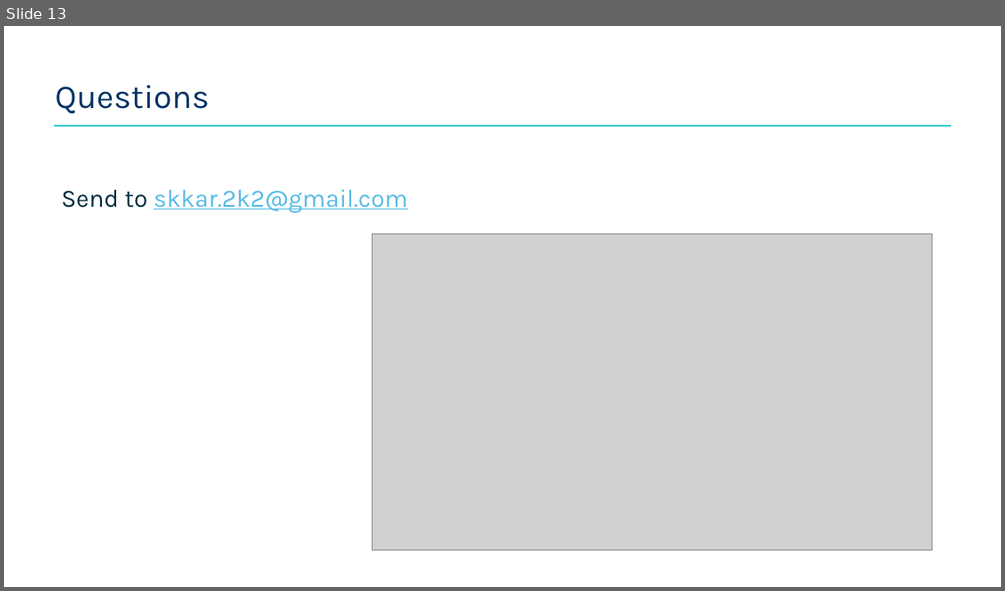
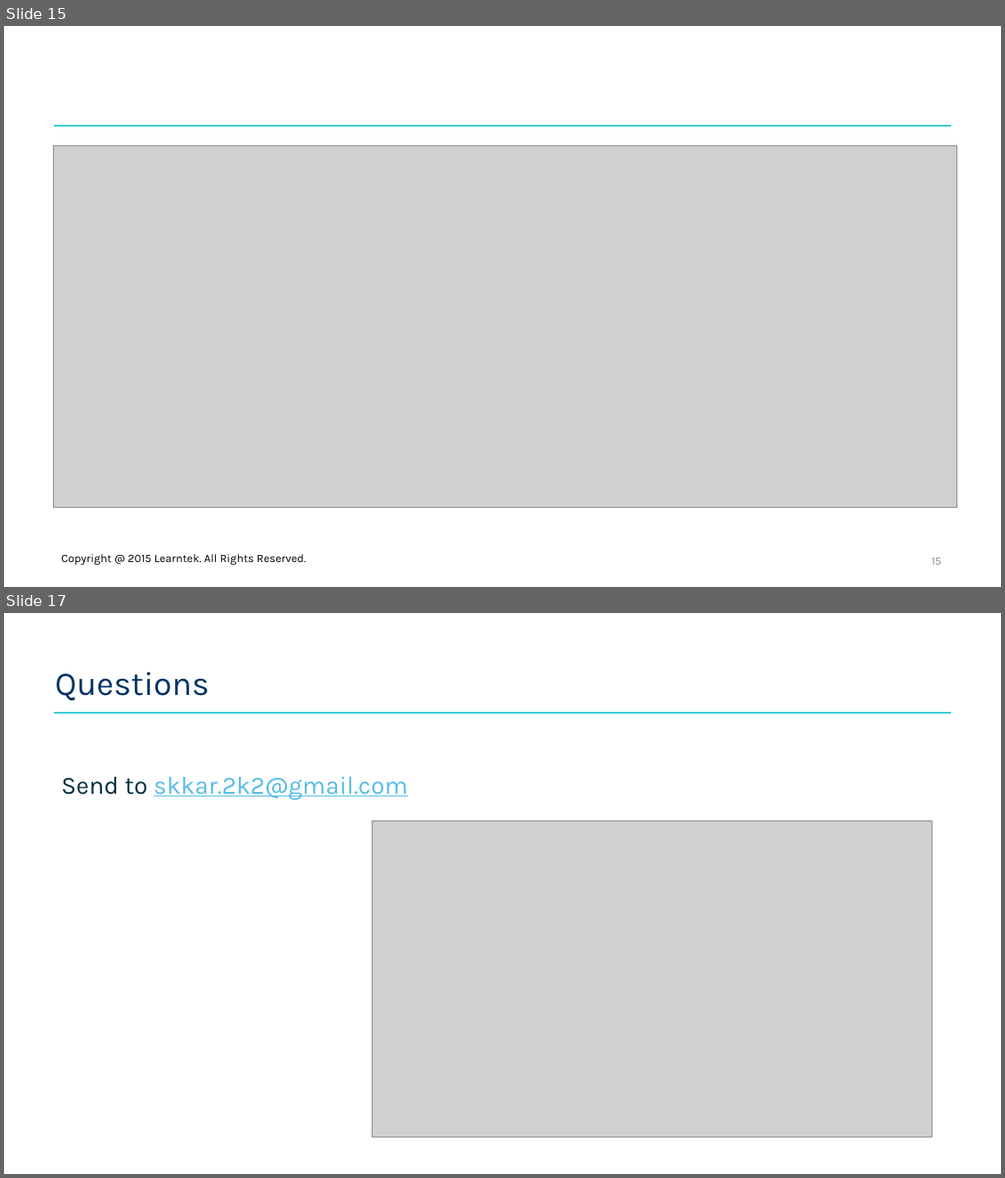
Before and after one commit to santoshkar/Microservice, a slide deck: Presentations/Part-10-Spring Cloud Zuul.pptx. Shown one above the other, each under a label of ours: slide 13 before the commit, slides 15 and 17 after it; the slides between them are not shown. The pictures are 1005x591 and 1005x1178 pixels, drawn with LibreOffice and Linux fonts; fonts in the diff are those of the drawing; grey boxes stand for pictures; background and template pictures are left out. Boxes give left, top, right and bottom in pixels: in the first picture for what was removed or moved away, otherwise in the second. Text is boxed around its words. In the diff, an @@ line names an element or a change of style, - is before the commit and + after.

```diff
--- a/Presentations/Part-10-Spring Cloud Zuul.pptx
+++ b/Presentations/Part-10-Spring Cloud Zuul.pptx
@@ slide 15 added at (4, 26, 1001, 587), background #FFFFFF; not listed: 1 template element that a slide beside it also shows @@
@@ picture added at (54, 145, 957, 507) @@
@@ text added at (61, 554, 306, 564), 11 pt, text #000000 @@
+Copyright @ 2015 Learntek. All Rights Reserved.
@@ page number added at (931, 557, 941, 564), 11 pt, text #8C8C8C @@
+15
@@ what was slide 13 is now slide 17 @@
```
Also in this commit, not shown: 3 other slides added.
